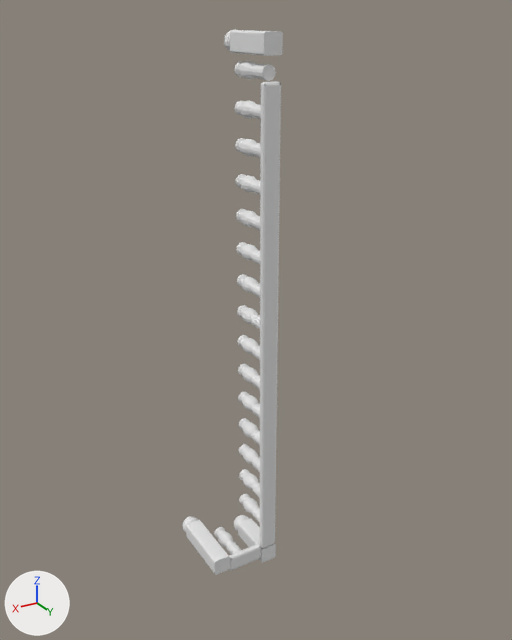
Before and after pictures for a commit that changed the OBJ model landstalker/data/proxies/rail_89.obj.
Before and after are seen from a 50 mm camera at (528.0, 110.8, 434.6) aimed at (450.8, -18.0, 370.3). Every picture has the same lights, and +X, +Y and +Z are marked at lower left. The first picture is the older version. Where no turn or scale is listed for an object, it has been applied to the vertices. Vertices at exactly the same position are counted once.

Names of what the first picture shows: 'rail_89'.
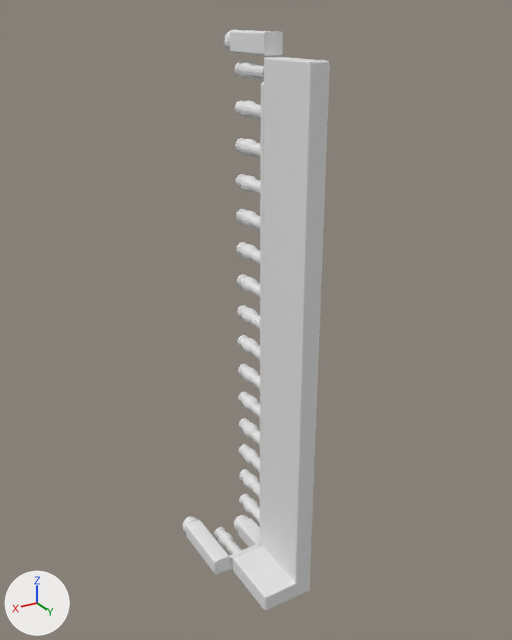
The change in detail:
me_rail_89 is used by ob_rail_89; location (0.0, 0.0, 0.0).
me_rail_89 had 4658 vertices, 4778 faces and spanned x 445.6..464.4, y -36.8..-16.0, z 300.1..431.9.
me_rail_89 now has 4800 vertices, 4908 faces and spans x 445.6..464.4, y -36.8..0.0, z 300.1..431.9.
me_rail_89 part 1: a new loose piece of 142 vertices spanning x 445.8..459.0, y -16.0..0.0, z 301.8..427.0.

Pixel boxes (x1, y1, x2, y2) of what changed, in the pictures (512 x 640 px):
'rail_89', reshaped (46% wider, 7% taller): before (182, 29, 283, 575); after (182, 29, 330, 611)
part 1 of me_rail_89, added: after (233, 57, 330, 611)
